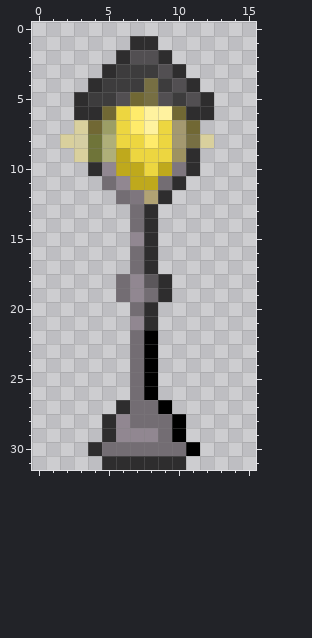
Pixel-art sprite -- Fantasy Balkan Simulator/sprites/lamp_post_sprite/aecf701b-23d3-4f5f-868d-4bd56904da95.png. The picture above was drawn from the file before the commit.
The file is 16x32 pixels. Colours within 5 levels of each other are drawn and written as one.
Once edited:
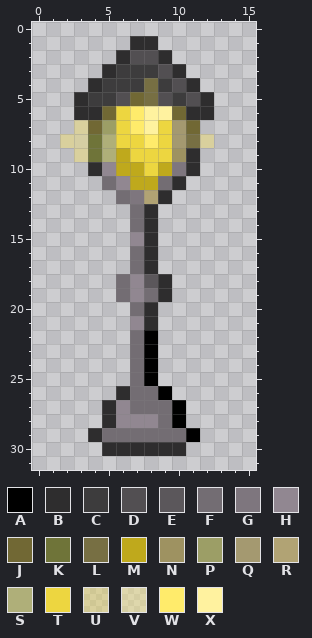
Palette (. is transparent): A #000000  B #2e2d2e  C #3d3c3d  D #524f52  E #5b575b  F #736d73  G #7e767e  H #918791  J #716834  K #6f7439  L #776f43  M #bfa91c  N #9e9261  P #9c9e66  Q #a49970  R #b1a374  S #afaf79  T #edd640  U #eed73f59  V #ffeb6a59  W #ffeb6b  X #fff29f
Difference:
The edit adds colour A in row 26 at x 9; in row 27 at x 10; in row 29 at x 11.
The edit adds colour B in row 26 at x 6; in row 27 at x 5; in row 29 at x 4.
Colour F gives way to colour B in row 30 at x 5 to 10.
Colour A gives way to colour F in row 26 at x 8; in row 27 at x 9; in row 29 at x 10.
Colour B gives way to colour F in row 29 at x 5.
Colour H gives way to colour F in row 29 at x 6 to 8.
Colour B gives way to colour H in row 27 at x 6.
Colour F gives way to colour H in row 28 at x 7 to 8.
The author cleared colour A in row 30 at x 11.
The author cleared colour B in row 30 at x 4; in row 31 at x 5 to 10.
Boxes around the changes in both pictures, in picture pixels (x1, y1, x2, y2):
changed: (88, 386, 200, 470)
